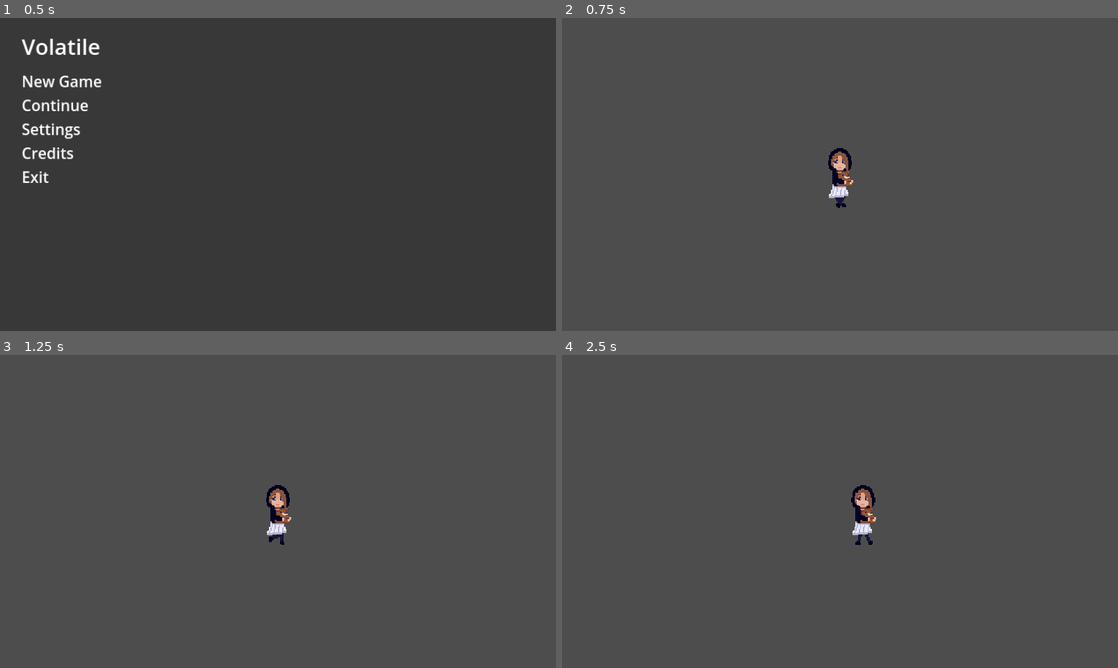
Above: before the commit, frames 1-4 (two rows, left to right).
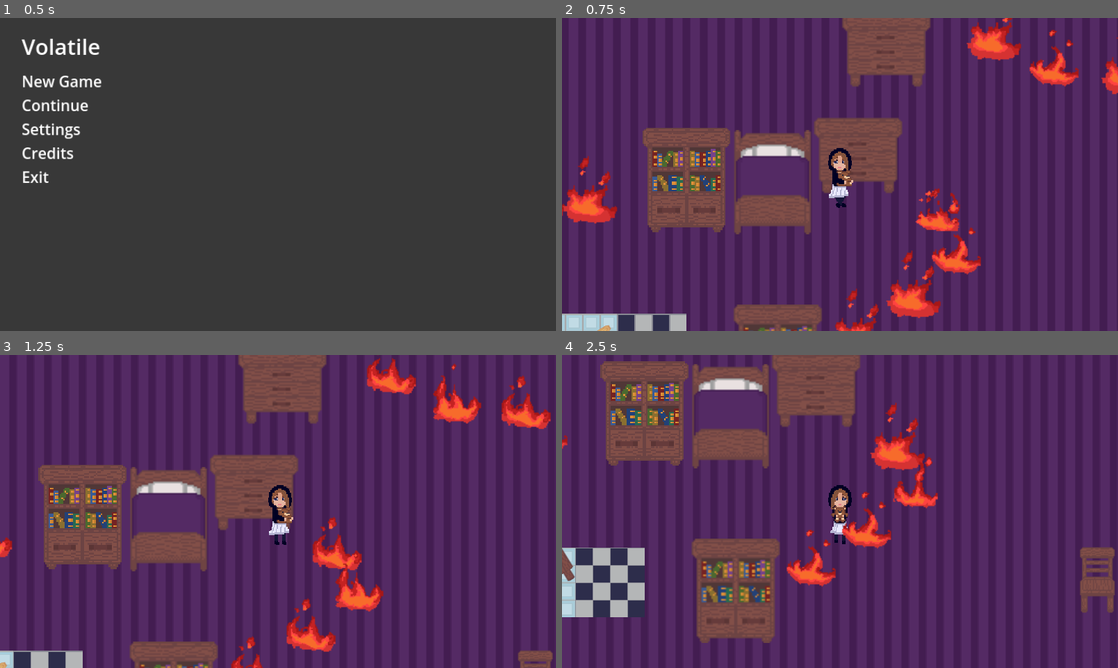
Above: after the commit, the same moments.

Repository: ioannoid/volatile-game-jam
Game: Godot game, scene res://main.tscn
Two runs of this game, one before a commit and one after it. Both use one fixed random seed, a clock stepped at 60 frames per second and the inputs below.
Inputs (mouse positions are in pixels of both pictures, inside the frame that each line leads up to):
- Up to frame 1 (0.5 s): no input
- Up to frame 2 (0.75 s): tap Enter at 0.5 s; move the mouse to (623, 80) at 0.52 s; hold D (move_right) from 0.53 s (still down); hold E (Interact) from 0.53 s (still down); click (623, 80) at 0.67 s
- Up to frame 3 (1.25 s): keep holding D (move_right); keep holding E (Interact)
- Up to frame 4 (2.5 s): move the mouse to (728, 527) at 1.27 s; release D (move_right) at 1.28 s; release E (Interact) at 1.28 s; hold S (move_down) 1.28-2.03 s; tap E (Interact) at 1.35 s; move the mouse to (895, 442) at 2.02 s; hold D (move_right) from 2.03 s (still down); hold E (Interact) from 2.03 s (still down)

Frame 1 is identical in both runs. In frame 2, 98% of the frame differs, in the area x 0-100%, y 0-100%; in frame 3, 99%; in frame 4, 99%.
Error before the commit: Parse Error: Expected indented block after function declaration. (res://game.gd:52)

Commit message:
Added music transitions

Diff:
--- a/game/corruptbathroom.tscn
+++ b/game/corruptbathroom.tscn
@@ -1,8 +1,8 @@
 [gd_scene load_steps=16 format=3 uid="uid://bdxbo6nw1rrui"]
 
-[ext_resource type="Script" path="res://door.gd" id="1_s8npv"]
 [ext_resource type="Texture2D" uid="uid://osrybwk7ka0t" path="res://assets/Generic/Door.png" id="2_okei4"]
 [ext_resource type="Texture2D" uid="uid://cy2sfp5qmgqp4" path="res://assets/atlas/tile_atlas.png" id="5_81m8i"]
+[ext_resource type="Script" path="res://credits_door.gd" id="5_pa8mo"]
 [ext_resource type="Texture2D" uid="uid://c4nhmwiddwxdx" path="res://assets/Bathroom/Bathroom Tile.png" id="6_b1qs8"]
 [ext_resource type="Script" path="res://eKey.gd" id="7_wvnwx"]
 [ext_resource type="Texture2D" uid="uid://cwtnfkq0sixe5" path="res://assets/Generic/eKey.png" id="8_oq78w"]
@@ -82,7 +82,7 @@
 y_sort_enabled = true
 
 [node name="BR2L" type="Area2D" parent="."]
-script = ExtResource("1_s8npv")
+script = ExtResource("5_pa8mo")
 target_scene = "res://credits.tscn"
 room_size = Vector2(100, 100)
 
@@ -127,7 +127,7 @@
 
 [node name="Sprite2D" type="Sprite2D" parent="KeyHint"]
 position = Vector2(31, -193)
-scale = Vector2(0.0484032, 0.0403226)
+scale = Vector2(0.25, 0.25)
 texture = ExtResource("8_oq78w")
 
 [node name="CollisionShape2D" type="CollisionShape2D" parent="KeyHint"]
--- /dev/null
+++ b/game/credits_door.gd
@@ -0,0 +1,21 @@
+extends Door
+signal music_update(scene)
+var game
+# Called when the node enters the scene tree for the first time.
+func _ready():
+	game = get_tree().get_root().get_node("Main").get_node("Game")
+	music_update.connect(game.music_updater)
+
+
+# Called every frame. 'delta' is the elapsed time since the previous frame.
+func _process(delta):
+	pass
+
+func next_room():
+	get_parent().get_parent().get_node("Camera").room_size = room_size
+	get_parent().get_parent().get_node("Girl").position.x = 32 + 64 * player_pos.x
+	get_parent().get_parent().get_node("Girl").position.y = 32 + 64 * player_pos.y
+	music_update.emit(3)
+	var ERR = get_parent().get_parent().switch_room(target_scene)
+	if ERR != OK:
+		print("Something failed in the door scene")
--- a/game/game.gd
+++ b/game/game.gd
@@ -50,3 +50,26 @@
 			print("changing to ending sequence")
 
 func music_updater(scene : int):
+	match scene:
+		0:
+			$kitchenTheme.stop()
+			$bathroomTheme.stop()
+			$walkingTheme.play()
+			print("Walking theme!")
+		1:
+			$bathroomTheme.stop()
+			$walkingTheme.stop()
+			$kitchenTheme.play()
+			print("Kitchen theme!")
+		2:
+			$walkingTheme.stop()
+			$kitchenTheme.stop()
+			$bathroomTheme.play()
+			print("Bathroom theme!")
+		3:
+			$walkingTheme.stop()
+			$kitchenTheme.stop()
+			$bathroomTheme.stop()
+			$Girl.hide()
+			$creditsTheme.play()
+			print("Credits theme!")
--- a/game/game.tscn
+++ b/game/game.tscn
@@ -34,6 +34,10 @@
 [ext_resource type="Texture2D" uid="uid://dcyct8qooe675" path="res://assets/Movement/Left/MC_LeftFacing6.png" id="22_20tty"]
 [ext_resource type="Texture2D" uid="uid://bkeggsvyup2qr" path="res://assets/Movement/Left/MC_LeftFacing7.png" id="23_gr0dv"]
 [ext_resource type="Script" path="res://girl.gd" id="26_mf1rg"]
+[ext_resource type="AudioStream" uid="uid://5u5miwtpmkd4" path="res://Music/volatile_walking_theme2.wav" id="35_6ggtt"]
+[ext_resource type="AudioStream" uid="uid://c4w2yjw1wrfa6" path="res://Music/volatile_tension2.wav" id="37_bktm2"]
+[ext_resource type="AudioStream" uid="uid://biimlkajruj7j" path="res://Music/volatile_credits.wav" id="38_k8a2u"]
+[ext_resource type="AudioStream" uid="uid://cooflnwbsstvb" path="res://Music/volatile_buildup.wav" id="38_opv5n"]
 
 [sub_resource type="SpriteFrames" id="SpriteFrames_yjxj7"]
 animations = [{
@@ -201,3 +205,16 @@
 offset_right = 296.0
 offset_bottom = 192.0
 color = Color(0, 0, 0, 1)
+
+[node name="walkingTheme" type="AudioStreamPlayer" parent="."]
+stream = ExtResource("35_6ggtt")
+autoplay = true
+
+[node name="kitchenTheme" type="AudioStreamPlayer" parent="."]
+stream = ExtResource("37_bktm2")
+
+[node name="bathroomTheme" type="AudioStreamPlayer" parent="."]
+stream = ExtResource("38_opv5n")
+
+[node name="creditsTheme" type="AudioStreamPlayer" parent="."]
+stream = ExtResource("38_k8a2u")
--- a/game/hallway.tscn
+++ b/game/hallway.tscn
@@ -256,7 +256,6 @@
 texture = ExtResource("5_o7a5d")
 
 [node name="Walls" type="StaticBody2D" parent="."]
-visible = false
 
 [node name="Bottom" type="CollisionShape2D" parent="Walls"]
 position = Vector2(0, 535)
@@ -277,7 +276,7 @@
 [node name="LockedDoorIcon" type="Area2D" parent="."]
 z_index = 1
 position = Vector2(441, 59)
-script = ExtResource("11_ce78b")
+script = ExtResource("2_anhm2")
 
 [node name="Sprite" type="Sprite2D" parent="LockedDoorIcon"]
 position = Vector2(-268.653, -539.137)
@@ -291,8 +290,8 @@
 [node name="Masterbedroom Door" type="Sprite2D" parent="."]
 visibility_layer = 2
 y_sort_enabled = true
-position = Vector2(225, -481)
-scale = Vector2(1.04688, 0.953125)
+position = Vector2(224.5, -481)
+scale = Vector2(1.01563, 0.953125)
 texture = ExtResource("6_cdniw")
 
 [node name="H2LRKey" type="Area2D" parent="."]
--- a/game/lockedDoor.gd
+++ b/game/lockedDoor.gd
@@ -1,8 +1,11 @@
 extends Door
 var game
+signal music_update(scene)
 # Called when the node enters the scene tree for the first time.
 func _ready():
 	game = get_tree().get_root().get_node("Main").get_node("Game")
+	music_update.connect(game.music_updater)
+
 
 # Called every frame. 'delta' is the elapsed time since the previous frame.
 func _process(delta):
@@ -15,3 +18,4 @@
 			return
 		if get_overlapping_bodies().size() > 0:
 			next_room()
+			music_update.emit(1)
--- a/game/music_control.gd
+++ b/game/music_control.gd
@@ -1,6 +1,5 @@
 extends AudioStreamPlayer
 # Called when the node enters the scene tree for the first time.
-var game = get_tree().gdet_root().get_node("Main").get_node("Game")
 func _ready():
 	pass
 
--- a/game/phone.gd
+++ b/game/phone.gd
@@ -1,16 +1,18 @@
 extends Door
 signal sequenceUpdate(sequence)
-signal music_updater(scene)
+signal music_update(scene)
 
 # Called when the node enters the scene tree for the first time.
 func _ready():
 	var game = get_tree().get_root().get_node("Main").get_node("Game")
 	sequenceUpdate.connect(game.sequenceUpdater)
+	music_update.connect(game.music_updater)
 
 func _input(event):
 	if event.is_action_pressed("Interact"):
 		if get_overlapping_bodies().size() > 0:
 			sequenceUpdate.emit(1)
+			music_update.emit(2)
 			next_room()
 
 # Called every frame. 'delta' is the elapsed time since the previous frame.
--- a/game/room.tscn
+++ b/game/room.tscn
@@ -474,7 +474,7 @@
 
 [node name="Sprite2D" type="Sprite2D" parent="KeyHint"]
 position = Vector2(-221, -521)
-scale = Vector2(0.0484032, 0.0403226)
+scale = Vector2(0.25, 0.25)
 texture = ExtResource("24_t8f32")
 
 [node name="CollisionShape2D" type="CollisionShape2D" parent="KeyHint"]
@@ -488,7 +488,7 @@
 
 [node name="e" type="Sprite2D" parent="KeyHint2"]
 position = Vector2(-152, -528)
-scale = Vector2(0.0484032, 0.0403226)
+scale = Vector2(0.25, 0.25)
 texture = ExtResource("24_t8f32")
 
 [node name="CollisionShape2D" type="CollisionShape2D" parent="KeyHint2"]
Not shown: 1 places in game/game.tscn that only renumber resources
